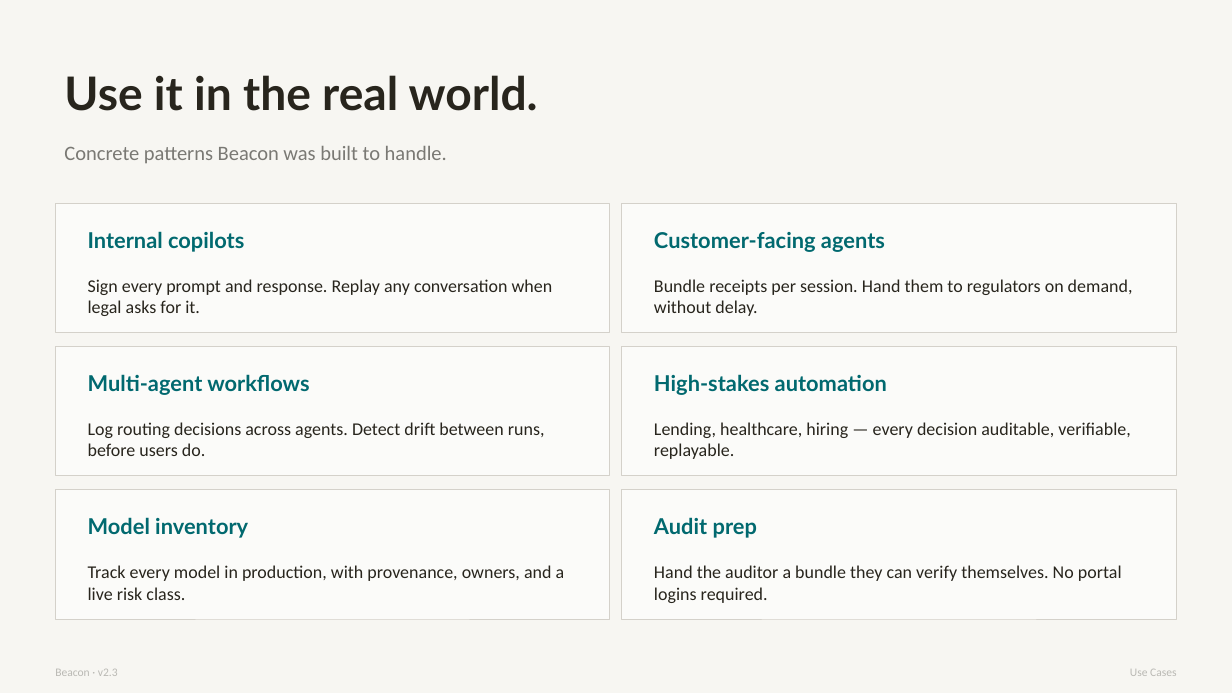
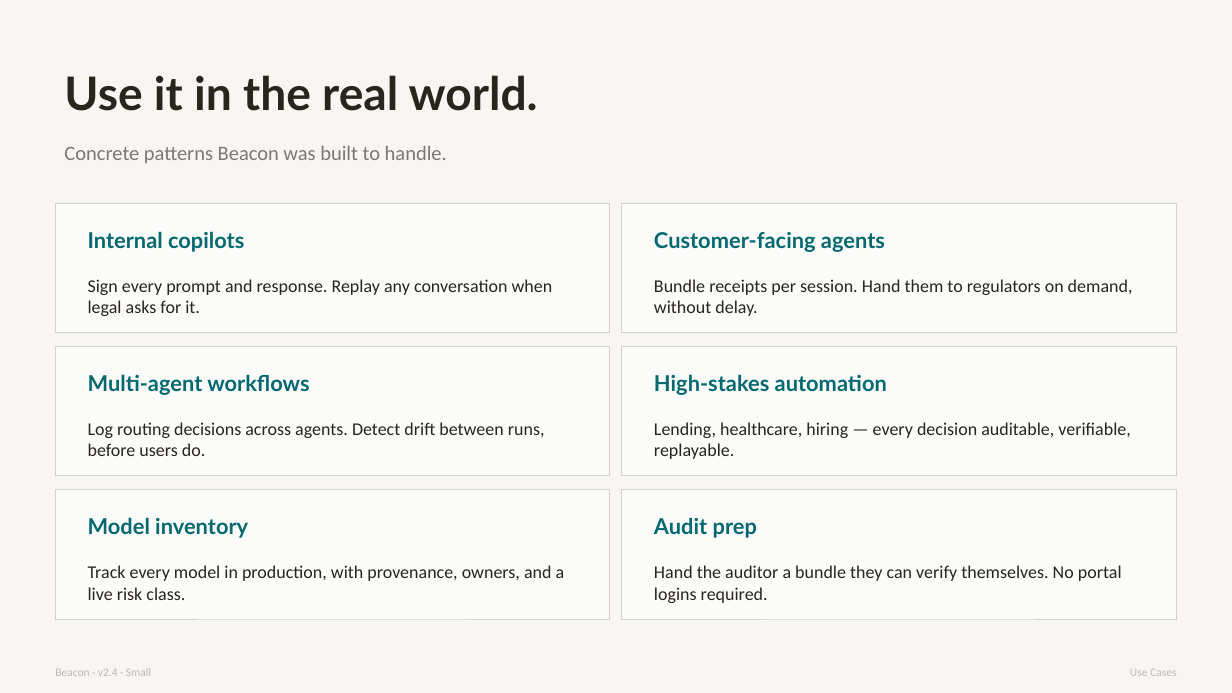
Before and after one commit to aigovops-foundation/aigovops, a slide deck: slide 7 of products/beacon/docs/downloads/AIGovOps_Beacon_Pitch.pptx. Drawn at 1232x693 pixels with LibreOffice and Linux fonts; fonts in the diff are those of the drawing. Boxes give left, top, right and bottom in pixels: in the first picture for what was removed or moved away, otherwise in the second. Text is boxed around its words. In the diff, an @@ line names an element or a change of style, - is before the commit and + after.

Commit message:
Beacon v2.4: BIG/SMALL pitch decks + AIGovOps Foundation Protocol fact-check appendix
- Add aigovops-fact-check.md (canonical, 46 claims across 16 source files)
  - Protocol: VERIFIED / SOURCED / ASPIRATIONAL / UNVERIFIABLE
  - Totals: 18 / 6 / 14 / 8
- Add AIGovOps_Beacon_Pitch_Big.{pptx,pdf} (embeds 30s teaser, 16 MB)
- Add AIGovOps_Beacon_Pitch_Small.{pptx,pdf} (no video, lightweight)
- Update default AIGovOps_Beacon_Pitch.{pptx,pdf} to v2.4 Small build
- docs/index.html: link both deck versions + fact-check appendix
- Fix E-01: docs/data/ai_failures_top100.json line 871
  Moffatt v. Air Canada citation corrected to BC Civil Resolution Tribunal
  (2024 BCCRT 149); supersedes prior BCSC 1490 attribution

```diff
--- a/products/beacon/docs/downloads/AIGovOps_Beacon_Pitch.pptx
+++ b/products/beacon/docs/downloads/AIGovOps_Beacon_Pitch.pptx
@@ text at [55, 668, 151, 676]: text changed @@
-Beacon · v2.3
+Beacon · v2.4 · Small
```
Also in this commit, not shown: 12 other slides changed, 14 slides added, 6 other files.
